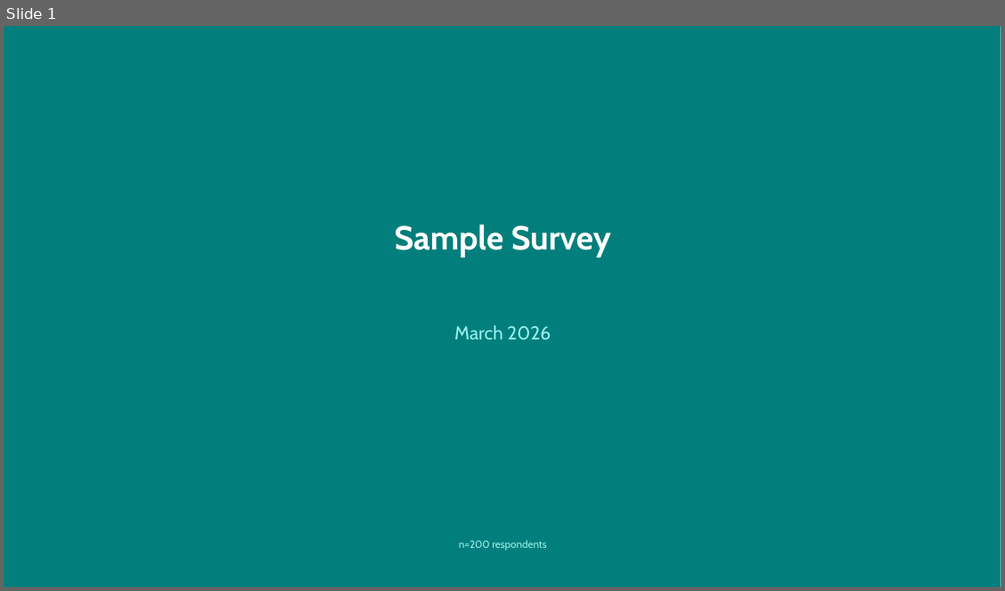
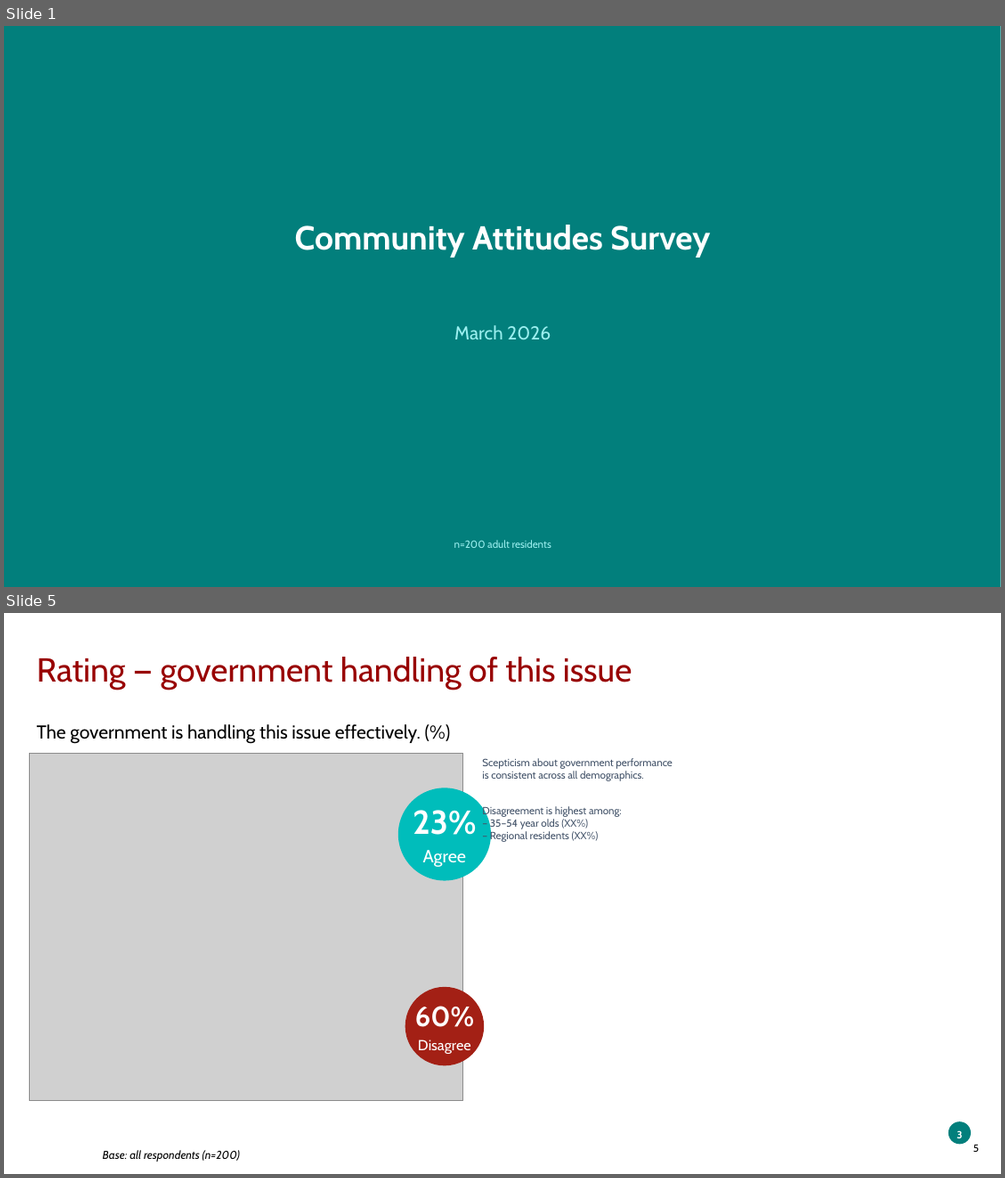
Before and after one commit to ThomasB4242/Test-1, a slide deck: sample_data/output.pptx. Shown one above the other, each under a label of ours: slide 1 before the commit, slides 1 and 5 after it; the slides between them are not shown. The pictures are 1005x591 and 1005x1178 pixels, drawn with LibreOffice and Linux fonts; fonts in the diff are those of the drawing; grey boxes stand for pictures; background and template pictures are left out. Boxes give left, top, right and bottom in pixels: in the first picture for what was removed or moved away, otherwise in the second. Text is boxed around its words. In the diff, an @@ line names an element or a change of style, - is before the commit and + after.

```diff
--- a/sample_data/output.pptx
+++ b/sample_data/output.pptx
@@ slide 5 added at (4, 613, 1001, 1174), background picture (left out) @@
@@ title added at (37, 657, 632, 689), 32 pt, text #980000 @@
+Rating — government handling of this issue
@@ text added at (37, 724, 421, 744), 18 pt, text #000000 @@
+The government is handling this issue effectively. (%)
@@ picture added at (30, 753, 463, 1101) @@
@@ text added at (482, 758, 672, 842), 10 pt, text #44546A @@
+Scepticism about government performance
+is consistent across all demographics.
+Disagreement is highest among:
+– 35–54 year olds (XX%)
+– Regional residents (XX%)
@@ ellipse added at (398, 788, 491, 881), fill #00BDBB @@
@@ text added at (413, 810, 476, 835), 32 pt, text #FFFFFF, bold @@
+23%
@@ text added at (423, 850, 466, 867), 17 pt, text #FFFFFF @@
+Agree
@@ ellipse added at (404, 987, 484, 1065), fill #A32015 @@
@@ text added at (415, 1005, 474, 1027), 27 pt, text #FFFFFF, bold @@
+60%
@@ text added at (418, 1039, 471, 1054), 14 pt, text #FFFFFF @@
+Disagree
@@ ellipse added at (948, 1121, 971, 1144), fill #027F7C @@
@@ text added at (956, 1130, 962, 1138), 10 pt, text #FFFFFF, bold @@
+3
@@ page number added at (973, 1143, 979, 1151), 10 pt, text #000000 @@
+5
@@ text added at (103, 1150, 240, 1161), 11 pt, text #000000, italic @@
+Base: all respondents (n=200)
@@ slide 1 changed as well @@
@@ text at (295, 224, 710, 257): text changed @@
-Sample Survey
+Community Attitudes Survey
@@ text at (454, 540, 551, 548): text changed @@
-n=200 respondents
+n=200 adult residents
```
Also in this commit, not shown: 8 other slides added, 6 slides removed, 2 other files.
